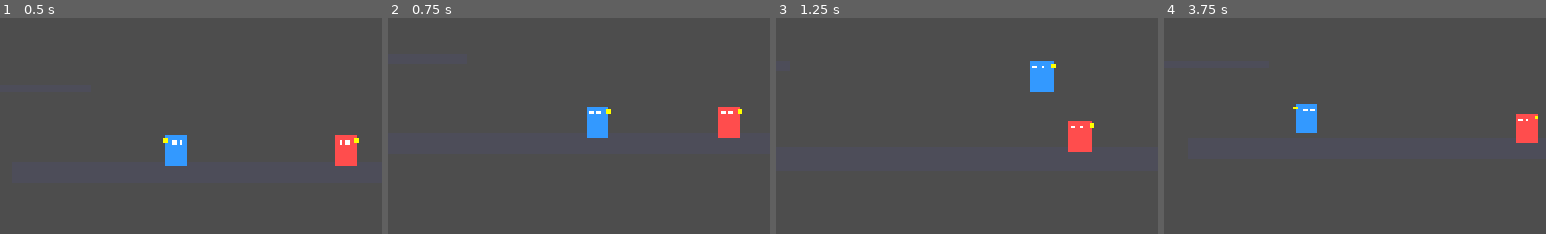
Above: before the commit, frames 1-4 (left to right).
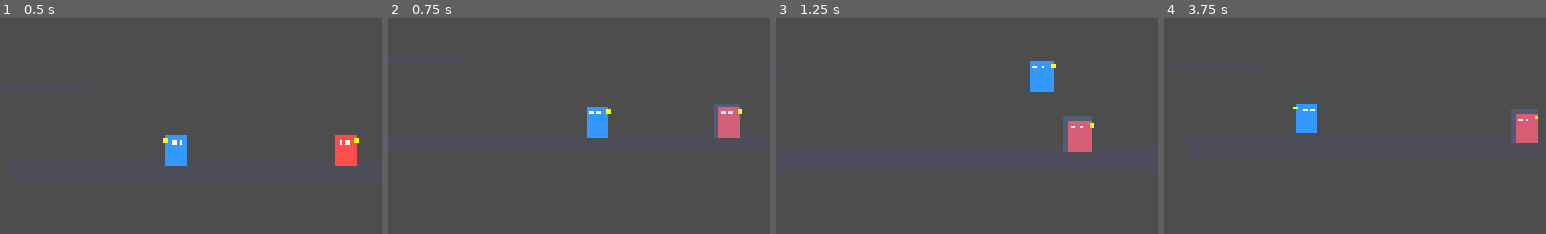
Above: after the commit, the same moments.

Repository: kenttulaine-sy/Smash-clone
Game: Godot game, scene res://scenes/main_v2.tscn
The game is run twice, just before and just after one commit, with the same random seed, the same clock (stepped at 60 frames per second) and the same inputs.
Inputs:
- Up to frame 1 (0.5 s): no input
- Up to frame 2 (0.75 s): hold D (p1_right) from 0.53 s (still down); hold Down (p2_down) from 0.53 s (still down)
- Up to frame 3 (1.25 s): keep holding D (p1_right); keep holding Down (p2_down); tap W (p1_jump) at 0.77 s
- Up to frame 4 (3.75 s): release Down (p2_down) at 1.28 s; tap J (p1_attack) at 1.35 s; tap W (p1_jump) at 1.52, 3.02 s; tap Down (p2_down) at 1.55, 2.3, 3.05 s; release D (p1_right) at 2.03 s; hold L (p1_shield) 2.03-2.78 s; hold A (p1_left) 2.03-3.53 s; tap K (p2_attack) at 2.85 s; hold S (p1_down) from 3.53 s (still down); hold Down (p2_down) from 3.53 s (still down)
The pictures show only the part of the screen within x 18-68%, y 31-81%; the shares and areas given below are measured in that part.

Frame 1 is identical in both runs. In frame 2, 1.1% of the frame differs, in the area x 85-93%, y 39-56%; in frame 3, 1.3%, in the area x 75-83%, y 45-63%; in frame 4, 1.1%.

Commit message:
Phase 2: Add Shield and Dodge mechanics - Hold S to shield, double-tap S to dodge

Diff:
--- a/scripts/player_states.gd
+++ b/scripts/player_states.gd
@@ -12,6 +12,7 @@
 	ATTACK_GROUND,
 	ATTACK_AIR,
 	SHIELD,
+	DODGE,
 	HITSTUN,
 	LANDING_LAG,
 	DEAD,
--- a/scripts/player_v2.gd
+++ b/scripts/player_v2.gd
@@ -110,6 +110,21 @@
 const PUNCH_RECOVERY: float = 0.3
 var punch_timer: float = 0.0
 
+# --- SHIELD & DODGE ---
+var shield_health: float = 100.0
+const SHIELD_MAX_HEALTH: float = 100.0
+const SHIELD_DEGRADE_RATE: float = 15.0  # Health lost per second while shielding
+const SHIELD_BREAK_STUN: float = 0.5  # Stun when shield breaks
+var is_shielding: bool = false
+var shield_node: ColorRect = null  # Visual shield
+
+var dodge_timer: float = 0.0
+const DODGE_DURATION: float = 0.25  # Invincibility frames
+const DODGE_COOLDOWN: float = 0.5
+var dodge_direction: float = 0.0  # -1 for left, 1 for right
+var last_down_press: float = 0.0
+const DOUBLE_TAP_WINDOW: float = 0.2  # Time between taps for double-tap
+
 # --- MOVEMENT STATE ---
 var was_on_floor: bool = false  # Track previous frame for coyote time
 var last_input_x: float = 0.0   # Track direction for pivot detection
@@ -148,6 +163,9 @@
 
 	# Initialize 3D model manager (replaces 2D visuals)
 	setup_3d_model()
+
+	# Setup shield visuals
+	setup_shield()
 
 	facing_right = (player_id == 2)
 	update_facing()
@@ -185,6 +203,16 @@
 		visuals.add_child(indicator)
 
 	print("Player ", player_id, ": Enhanced 2D visuals ready")
+
+func setup_shield() -> void:
+	"""Create visual shield effect"""
+	shield_node = ColorRect.new()
+	shield_node.name = "ShieldVisual"
+	shield_node.color = Color(0.3, 0.6, 1.0, 0.5)  # Blue translucent
+	shield_node.size = Vector2(60, 80)
+	shield_node.position = Vector2(-30, -40)
+	shield_node.visible = false
+	add_child(shield_node)
 
 func update_model_animation(delta: float) -> void:
 	"""Procedurally animate the 3D model based on player state"""
@@ -309,6 +337,10 @@
 			process_airborne(delta)
 		PlayerStateMachine.State.ATTACK_GROUND, PlayerStateMachine.State.ATTACK_AIR:
 			process_attack(delta)
+		PlayerStateMachine.State.SHIELD:
+			process_shield(delta)
+		PlayerStateMachine.State.DODGE:
+			process_dodge(delta)
 		PlayerStateMachine.State.HITSTUN:
 			process_hitstun(delta)
 		PlayerStateMachine.State.LANDING_LAG:
@@ -347,6 +379,10 @@
 		start_attack(attacks["jab"])
 		return
 
+	# Try shield (hold S/down)
+	if try_shield():
+		return
+
 	move_and_slide()
 	update_facing()
 
@@ -354,6 +390,10 @@
 	apply_gravity(delta)
 
 	var input_x = get_input_x()
+
+	# Try shield first
+	if try_shield():
+		return
 
 	# PREMIUM: Snappy pivot with speed boost
 	if input_x != 0 and sign(input_x) != sign(velocity.x) and abs(velocity.x) > 50:
@@ -415,6 +455,55 @@
 			if is_instance_valid(body):
 				body.color = original_color
 
+func process_shield(delta: float) -> void:
+	"""Shield state - blocks attacks but degrades over time"""
+	apply_gravity(delta)
+	velocity.x = move_toward(velocity.x, 0, GROUND_DECEL * delta)  # Slow movement
+
+	# Degrade shield
+	shield_health -= SHIELD_DEGRADE_RATE * delta
+
+	# Update shield visual size based on health
+	if shield_node:
+		var health_percent = shield_health / SHIELD_MAX_HEALTH
+		shield_node.modulate.a = health_percent * 0.5  # Fade as it weakens
+
+	# Check for shield break
+	if shield_health <= 0:
+		shield_health = 0
+		shield_node.visible = false
+		is_shielding = false
+		state_machine.change_state(PlayerStateMachine.State.HITSTUN)
+		print("Player ", player_id, ": SHIELD BROKEN!")
+		return
+
+	# Release shield if down input released
+	if not get_input_down_held():
+		is_shielding = false
+		shield_node.visible = false
+		state_machine.change_state(PlayerStateMachine.State.IDLE)
+		return
+
+	move_and_slide()
+
+func process_dodge(delta: float) -> void:
+	"""Dodge/Roll state - invincible movement"""
+	apply_gravity(delta)
+
+	# Continue dodge movement
+	velocity.x = dodge_direction * RUN_SPEED * 1.5
+
+	# Update timer
+	dodge_timer -= delta
+
+	# End dodge when timer expires
+	if dodge_timer <= 0:
+		velocity.x *= 0.3  # Slow down after dodge
+		state_machine.change_state(PlayerStateMachine.State.IDLE)
+		return
+
+	move_and_slide()
+
 func process_jump_squat(delta):
 	# Deprecated - instant jump now handles this
 	state_machine.change_state(PlayerStateMachine.State.AIRBORNE)
@@ -808,7 +897,50 @@
 		state_machine.change_state(PlayerStateMachine.State.ATTACK_AIR)
 
 func get_input_down() -> bool:
+	var pressed = Input.is_action_just_pressed("p1_down") if player_id == 1 else Input.is_action_just_pressed("p2_down")
+
+	if pressed:
+		var current_time = Time.get_time_dict_from_system()["second"]
+		if current_time - last_down_press < DOUBLE_TAP_WINDOW:
+			# Double tap detected - trigger dodge
+			trigger_dodge()
+			return false  # Don't process as shield
+		last_down_press = current_time
+
+	return pressed
+
+func get_input_down_held() -> bool:
 	return Input.is_action_pressed("p1_down") if player_id == 1 else Input.is_action_pressed("p2_down")
+
+func trigger_dodge() -> void:
+	"""Initiate dodge/roll"""
+	if not is_on_floor() or dodge_timer > 0:
+		return
+
+	# Determine dodge direction
+	var input_x = get_input_x()
+	if input_x != 0:
+		dodge_direction = sign(input_x)
+	else:
+		dodge_direction = 1 if facing_right else -1
+
+	dodge_timer = DODGE_DURATION
+	state_machine.change_state(PlayerStateMachine.State.DODGE)
+	print("Player ", player_id, ": DODGE!")
+
+func try_shield() -> bool:
+	"""Attempt to start shielding"""
+	if not is_on_floor() or shield_health <= 0:
+		return false
+
+	if get_input_down_held() and state_machine.current_state in [PlayerStateMachine.State.IDLE, PlayerStateMachine.State.RUN]:
+		is_shielding = true
+		shield_node.visible = true
+		state_machine.change_state(PlayerStateMachine.State.SHIELD)
+		print("Player ", player_id, ": SHIELD UP")
+		return true
+
+	return false
 
 func _on_state_changed(new_state, old_state):
 	print("Player ", player_id, ": ", state_machine.get_state_name())
